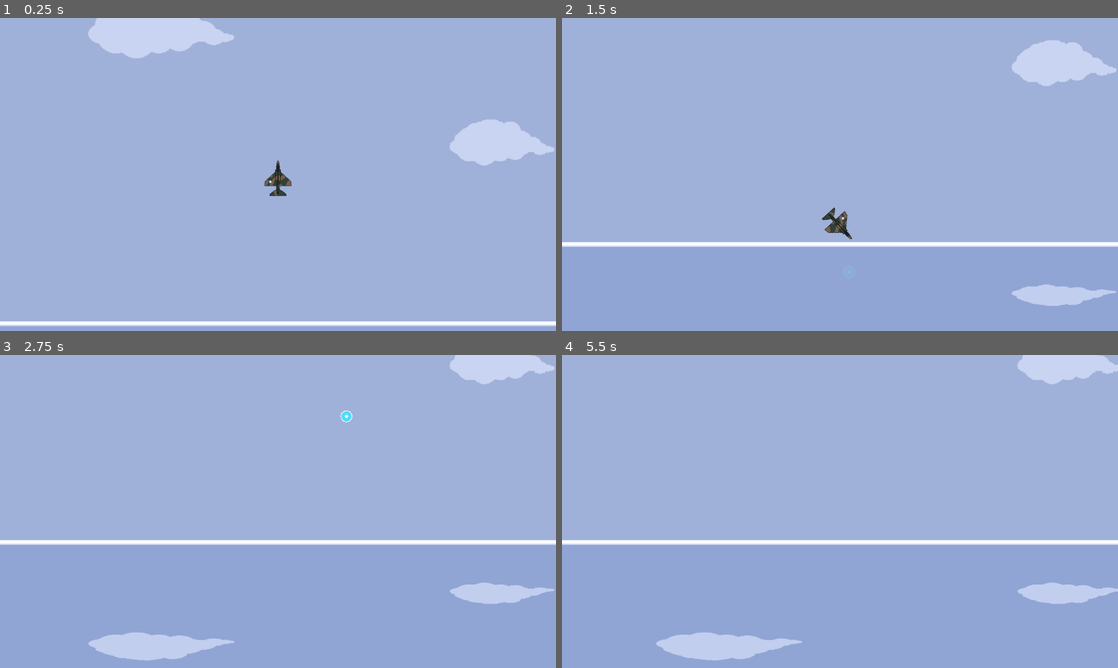
Above: before the commit, frames 1-4 (two rows, left to right).
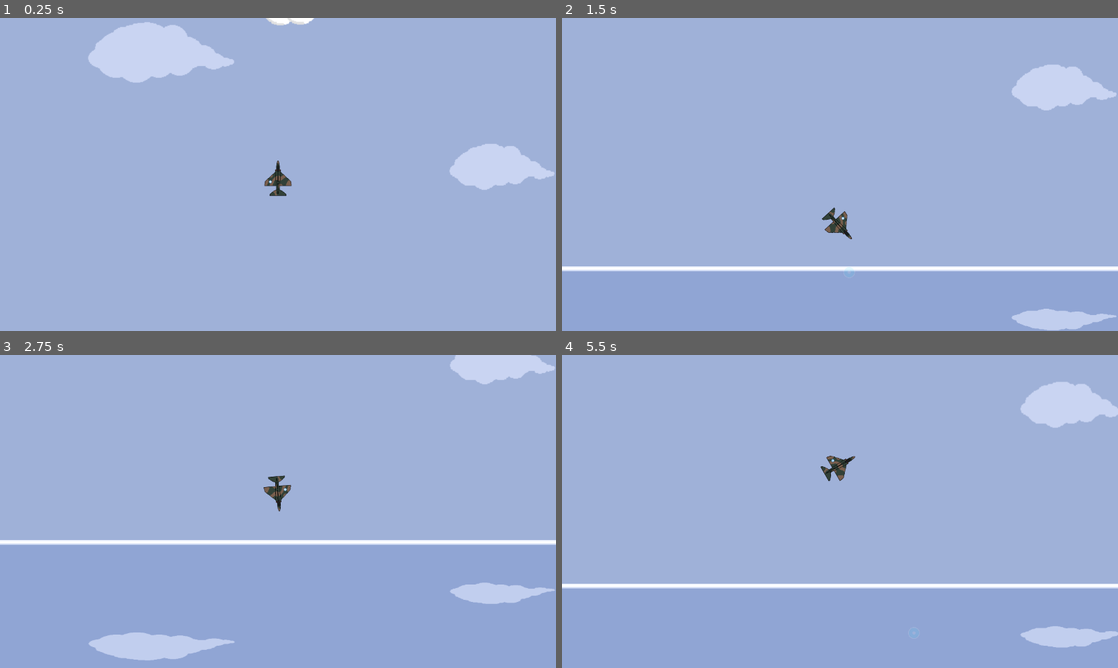
Above: after the commit, the same moments.

Repository: NicolasLaure/AceStrider
Game: Godot game, scene res://Scenes/nico_test_scene.tscn
Two runs of this game, one before a commit and one after it. Both use one fixed random seed, a clock stepped at 60 frames per second and the inputs below.
Inputs:
- Up to frame 1 (0.25 s): no input
- Up to frame 2 (1.5 s): hold D 0.53-1.28 s; tap Space (Shoot) at 0.6, 1.35 s; hold A from 1.28 s (still down)
- Up to frame 3 (2.75 s): release A at 2.03 s; hold D from 2.03 s (still down); tap Space (Shoot) at 2.1 s
- Up to frame 4 (5.5 s): release D at 2.78 s; hold W (Thrust) 2.78-3.53 s; tap Space (Shoot) every 0.75 s from 2.85 to 5.1 s; hold A from 3.53 s (still down)

The runs differ from the first frame. In frame 1, 7.0% of the frame differs, in the area x 0-100%, y 0-99%; in frame 2, 7.1%; in frame 3, 0.3%; in frame 4, 9.1%, in the area x 0-100%, y 0-98%.

Commit message:
Add OffLimits Bounce back into playable zone

Diff:
--- a/Scenes/PlayerController.gd
+++ b/Scenes/PlayerController.gd
@@ -6,6 +6,10 @@
 @export var maxSpeed: float;
 @export var gravity: float;
 @export var rotation_speed: float;
+@export var limitBounce: float;
+
+var isOffLowerLimit: bool;
+var isOffUpperLimit: bool;
 var dir:Vector2;
 
 const bulletPath = preload("res://Scripts/Bullet.tscn");
@@ -16,14 +20,26 @@
 
 	velocity.y += gravity * delta;
 
-	if(Input.is_action_pressed("Thrust")):
-		velocity.y += dir.y * speed * delta;
-		velocity.x += dir.x * speed * delta;
-	else:
-		if(velocity.x < 0):
-			velocity.x += friction * delta;
-		elif(velocity.x > 0):
-			velocity.x -= friction * delta;
+	isOffLowerLimit = position.y > 760;
+	isOffUpperLimit = position.y < -180;
+
+	if(isOffLowerLimit):
+		velocity.y -= limitBounce * delta;
+	elif(isOffUpperLimit):
+		velocity.y += limitBounce * delta;
+
+	if(!isOffLowerLimit && !isOffUpperLimit):
+		if(Input.is_action_pressed("Thrust")):
+			velocity.y += dir.y * speed * delta;
+			velocity.x += dir.x * speed * delta;
+		else:
+			if(velocity.x < 0):
+				velocity.x += friction * delta;
+			elif(velocity.x > 0):
+				velocity.x -= friction * delta;
+
+		# -180-760
+
 
 	velocity.x = clampf(velocity.x, maxSpeed * -1, maxSpeed);
 	velocity.y = clampf(velocity.y, maxSpeed * -1, maxSpeed);
--- a/Scenes/nico_test_scene.tscn
+++ b/Scenes/nico_test_scene.tscn
@@ -16,7 +16,7 @@
 [node name="Player" type="CharacterBody2D" parent="."]
 z_index = -2
 z_as_relative = false
-position = Vector2(1075, 540)
+position = Vector2(1075, 505)
 slide_on_ceiling = false
 floor_stop_on_slope = false
 script = ExtResource("6_3xnl4")
@@ -26,6 +26,7 @@
 maxSpeed = 500.0
 gravity = 150.0
 rotation_speed = 250.0
+limitBounce = 1000.0
 
 [node name="Camera2D" type="Camera2D" parent="Player"]
 zoom = Vector2(1.6, 1.6)
